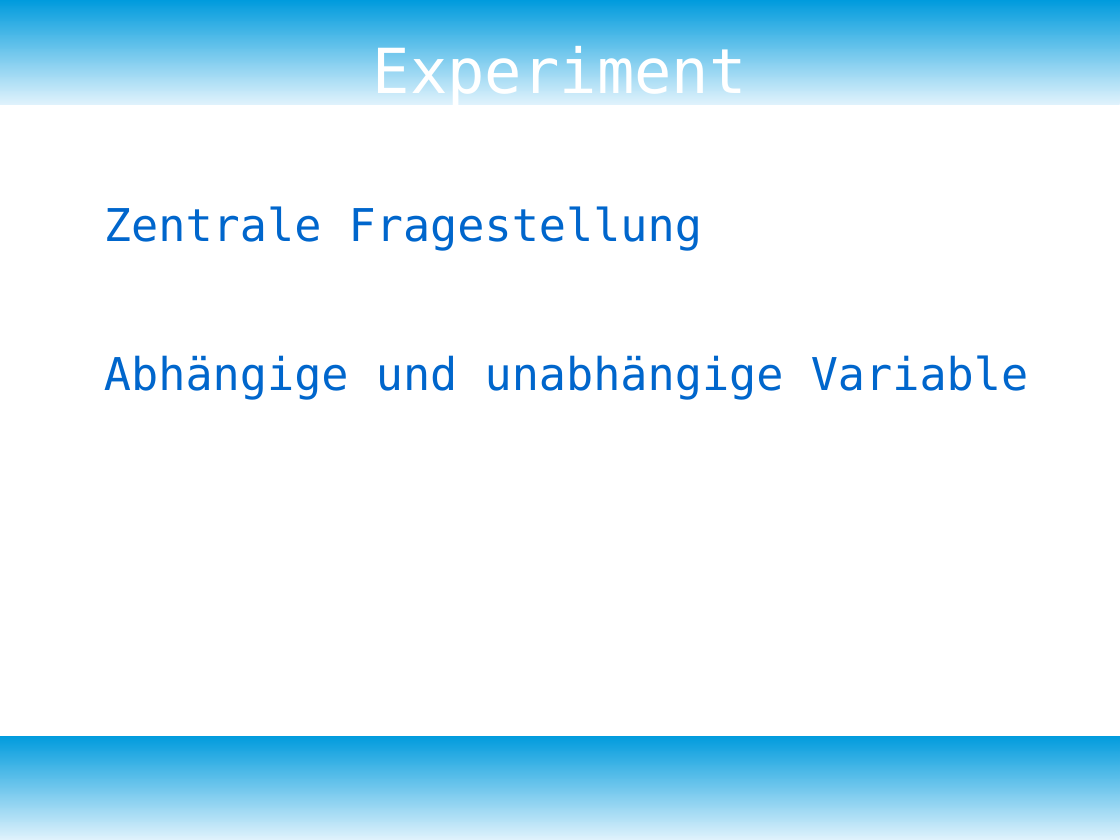
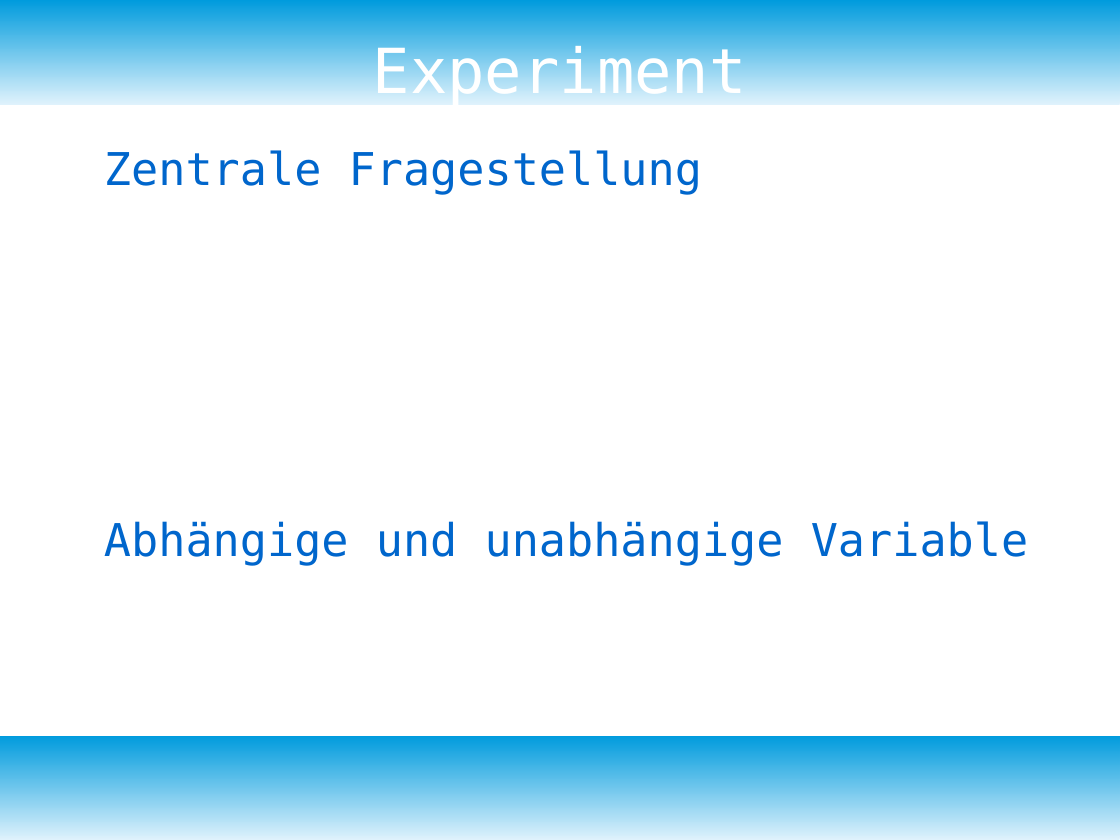
Before and after one commit to bearums/teaching, a slide deck: slide 8 of B5/physik/D12/2)Elektromagnetismus/07_Wiederstand_messen/Wiederstand.odp (slide 7 before the commit). Drawn at 1120x840 pixels with LibreOffice and Linux fonts; fonts in the diff are those of the drawing. Boxes give left, top, right and bottom in pixels: in the first picture for what was removed or moved away, otherwise in the second. Text is boxed around its words. In the diff, an @@ line names an element or a change of style, - is before the commit and + after.

```diff
--- a/B5/physik/D12/2)Elektromagnetismus/07_Wiederstand_messen/Wiederstand.odp
+++ b/B5/physik/D12/2)Elektromagnetismus/07_Wiederstand_messen/Wiederstand.odp
@@ text "Zentrale Fragestellung" rewrapped from bbox=[104, 206, 1028, 400] to bbox=[104, 150, 1028, 566] @@
```
Also in this commit, not shown: 1 other slide changed, 4 slides added, 5 other files.
